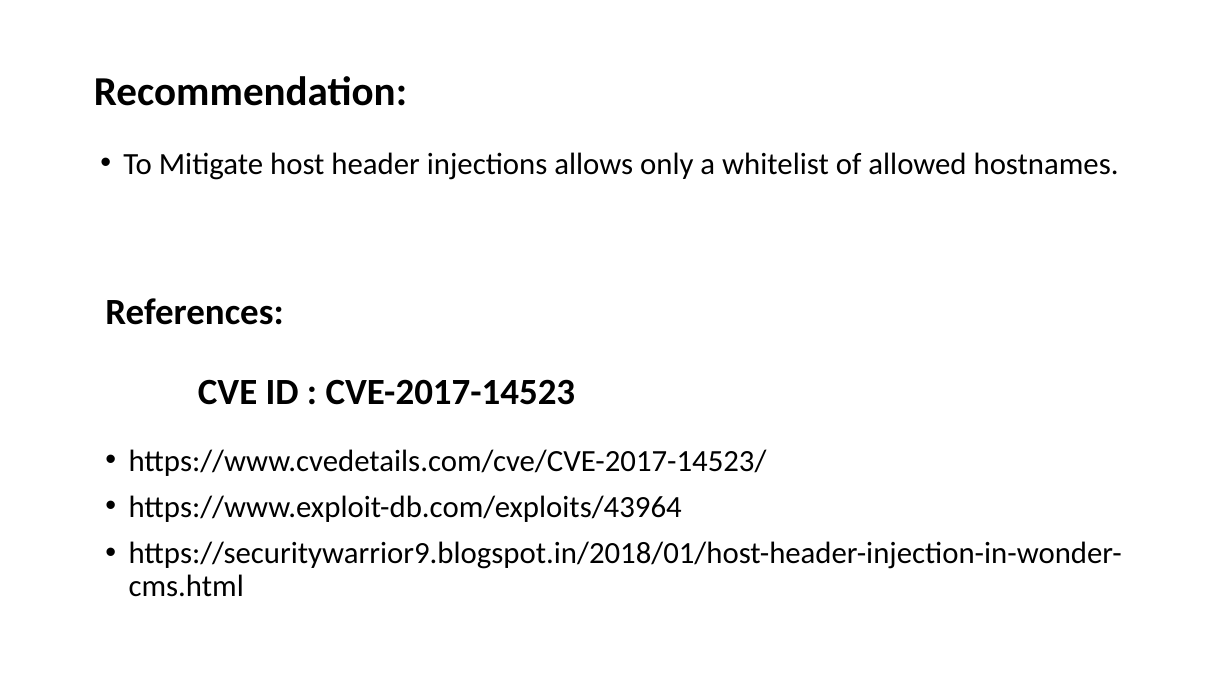
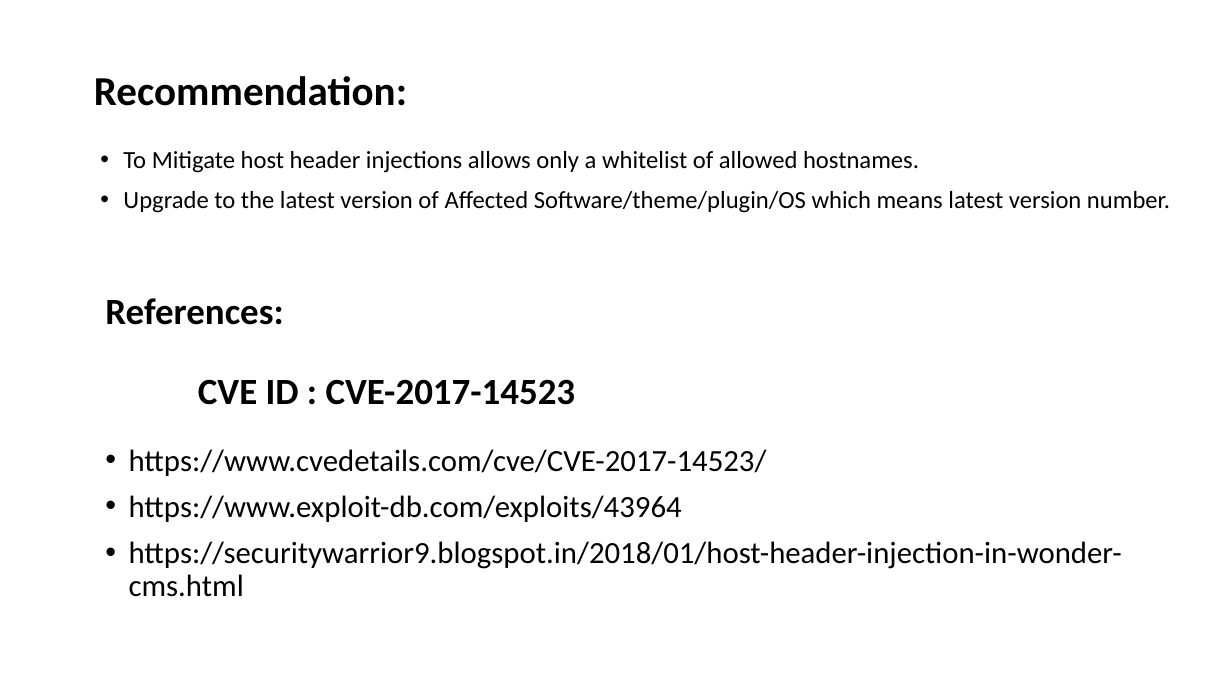
Before and after one commit to RocktimRajkumar/CEH-hack-a-thon, a slide deck: slide 80 of reports/Lifestyle Store/LifeStyle Store Application Reports.pptx. Drawn at 1232x693 pixels with LibreOffice and Linux fonts; fonts in the diff are those of the drawing. Boxes give left, top, right and bottom in pixels: in the first picture for what was removed or moved away, otherwise in the second. Text is boxed around its words. In the diff, an @@ line names an element or a change of style, - is before the commit and + after.

```diff
--- a/reports/Lifestyle Store/LifeStyle Store Application Reports.pptx
+++ b/reports/Lifestyle Store/LifeStyle Store Application Reports.pptx
@@ text at (123,151,919,173): size 24 to 19.2 pt in "To Mitigate host header injections allows only ..." @@
@@ text at (123,191,1170,213): paragraph added @@
+• Upgrade to the latest version of Affected Software/theme/plugin/OS which means latest version number.
```
Also in this commit, not shown: 5 other slides changed, 4 slides added, 4 slides removed, 1 other file.
